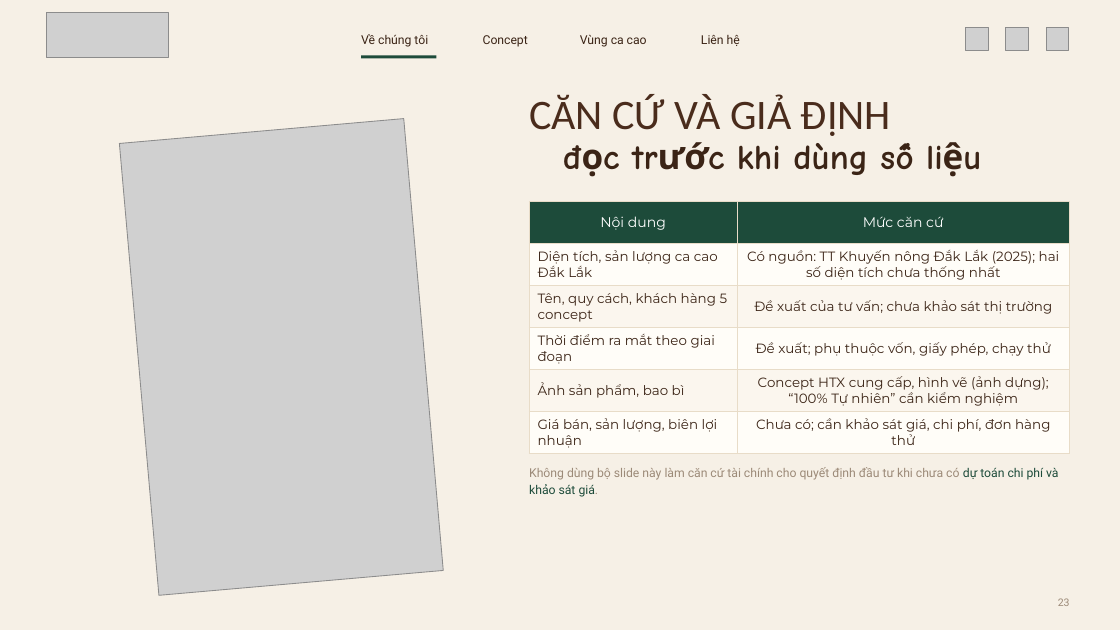
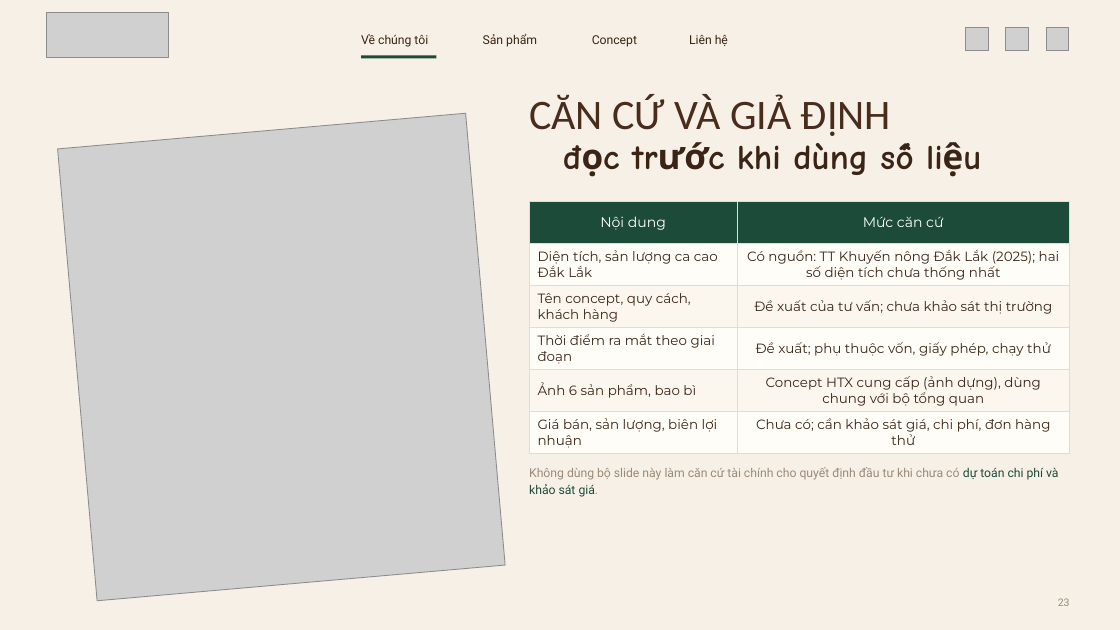
Before and after one commit to dakojsc-maker/ATL--DAKO, a slide deck: slide 23 of heragrain-cacao/1-concept-san-pham/Heragrain-Cacao_5-concept-san-pham.pptx. Drawn at 1120x630 pixels with LibreOffice and Linux fonts; fonts in the diff are those of the drawing; grey boxes stand for pictures; background and template pictures are left out. Boxes give left, top, right and bottom in pixels: in the first picture for what was removed or moved away, otherwise in the second. Text is boxed around its words. In the diff, an @@ line names an element or a change of style, - is before the commit and + after.

```diff
--- a/heragrain-cacao/1-concept-san-pham/Heragrain-Cacao_5-concept-san-pham.pptx
+++ b/heragrain-cacao/1-concept-san-pham/Heragrain-Cacao_5-concept-san-pham.pptx
@@ text "Concept": place and size @@
-text "Concept" at [483, 35, 528, 47]
+text "Concept" at [592, 35, 637, 47]
@@ text "Liên hệ": place and size @@
-text "Liên hệ" at [701, 35, 740, 46]
+text "Liên hệ" at [689, 35, 728, 46]
@@ text added at [483, 34, 537, 47], 10.5 pt, text #3B2416 @@
+Sản phẩm
@@ text removed at [580, 35, 647, 47] @@
-Vùng ca cao
@@ picture: place and size @@
-picture at [119, 119, 444, 596]
+picture at [57, 113, 505, 601]
@@ table at [529, 202, 1070, 454] @@
-row 3, column 1: Tên, quy cách, khách hàng 5 concept
+row 3, column 1: Tên concept, quy cách, khách hàng
-row 5, column 1: Ảnh sản phẩm, bao bì
+row 5, column 1: Ảnh 6 sản phẩm, bao bì
-row 5, column 2: Concept HTX cung cấp, hình vẽ (ảnh dựng); “100% Tự nhiên” cần kiểm nghiệm
+row 5, column 2: Concept HTX cung cấp (ảnh dựng), dùng chung với bộ tổng quan
```
Also in this commit, not shown: 22 other slides changed, 3 slides added, 3 slides removed, 16 other files.
